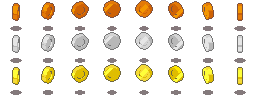
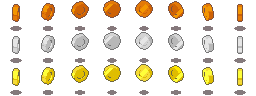
The second 256px x 96px image is a revision of the first. Changes to its layers:
painted on "Bronze" over [12, 2, 243, 22]
painted on "Silver" over [12, 34, 243, 54]
painted on "Gold" over [12, 66, 243, 86]
